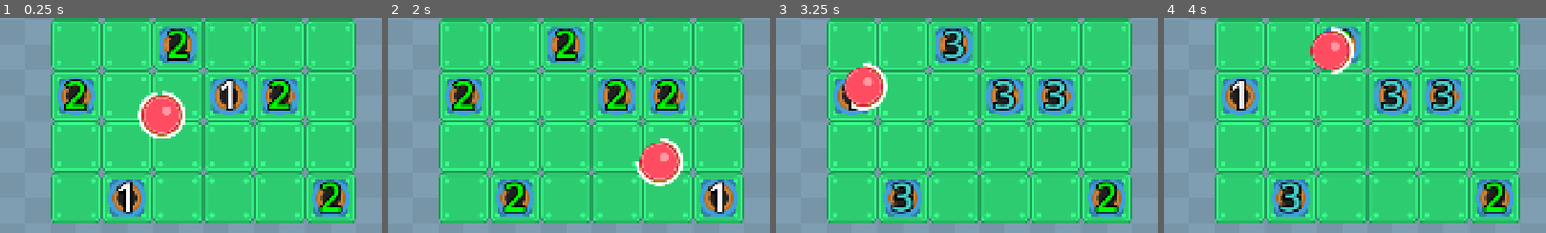
Above: before the commit, frames 1-4 (left to right).
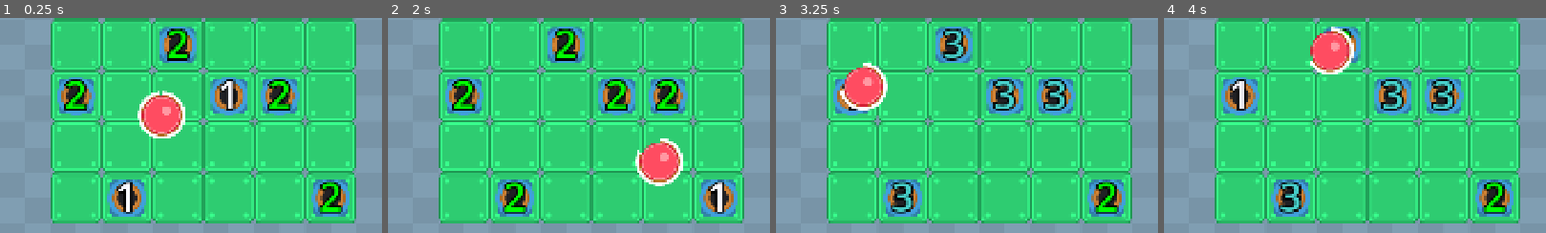
Above: after the commit, the same moments.

Repository: wanamelon/prototype_monorepo
Game: Godot game, scene res://source/bounce_main.tscn
The game is run twice, just before and just after one commit, with the same random seed, the same clock (stepped at 60 frames per second) and the same inputs.
Inputs:
- Up to frame 1 (0.25 s): no input
- Up to frame 2 (2 s): no input
- Up to frame 3 (3.25 s): no input
- Up to frame 4 (4 s): no input
The pictures show only the part of the screen within x 23-73%, y 41-91%; the shares and areas given below are measured in that part.

The runs differ from the first frame. In frame 1, less than 0.1% of the frame differs, in the area x 41-42%, y 33-37%; in frame 2, less than 0.1%; in frame 3, 0.1%; in frame 4, 0.2%, in the area x 38-44%, y 20-27%.

Commit message:
Add ONE item

Diff:
--- a/roller/source/bounce_main.gd
+++ b/roller/source/bounce_main.gd
@@ -3,6 +3,8 @@
 var round: int = 0
 var points_quota: int = 20
 var point_progress_bar_tween: Tween
+var _player_ball: PlayerBall
+@export var items: Array[ItemDef]
 
 func _ready():
 	round_setup()
@@ -22,9 +24,9 @@
 		points_quota *= 1.5
 	$ProgressDisplay/ProgressBar.value = 0
 	$GameBoard.generate_grid_items(round)
-	var player_ball: PlayerBall = $GameBoard.spawn_ball()
-	player_ball.finished.connect(_on_player_finish)
-	player_ball.points_changed.connect(_on_player_points_changed)
+	_player_ball = $GameBoard.spawn_ball(items)
+	_player_ball.finished.connect(_on_player_finish)
+	_player_ball.points_changed.connect(_on_player_points_changed)
 
 func _on_player_points_changed(old, new):
 	if point_progress_bar_tween:
--- a/roller/source/bounce_main.tscn
+++ b/roller/source/bounce_main.tscn
@@ -1,9 +1,14 @@
-[gd_scene load_steps=6 format=3 uid="uid://cdewixren54n7"]
+[gd_scene load_steps=8 format=3 uid="uid://cdewixren54n7"]
 
 [ext_resource type="Script" uid="uid://ctlovqr0sahr0" path="res://source/bounce_main.gd" id="1_ovsfe"]
 [ext_resource type="Shader" uid="uid://dm7q3tppttf5j" path="res://source/desaturate.gdshader" id="1_p5ard"]
+[ext_resource type="Script" uid="uid://ckw8rr21jqg1f" path="res://source/item_def.gd" id="2_vx23h"]
 [ext_resource type="Texture2D" uid="uid://df8r231n3c6yr" path="res://assets/rolling_ball/background_blue.png" id="3_vx23h"]
 [ext_resource type="PackedScene" uid="uid://cy54rx8phsksw" path="res://source/game_board.tscn" id="4_vx23h"]
+
+[sub_resource type="Resource" id="Resource_0panw"]
+script = ExtResource("2_vx23h")
+metadata/_custom_type_script = "uid://ckw8rr21jqg1f"
 
 [sub_resource type="ShaderMaterial" id="ShaderMaterial_to078"]
 shader = ExtResource("1_p5ard")
@@ -11,6 +16,7 @@
 
 [node name="BounceMain" type="Node2D"]
 script = ExtResource("1_ovsfe")
+items = Array[ExtResource("2_vx23h")]([SubResource("Resource_0panw"), SubResource("Resource_0panw"), SubResource("Resource_0panw"), SubResource("Resource_0panw")])
 
 [node name="TextureRect" type="TextureRect" parent="."]
 material = SubResource("ShaderMaterial_to078")
--- /dev/null
+++ b/roller/source/enums.gd
@@ -0,0 +1,5 @@
+class_name E
+
+enum ItemId {
+	ADD_STAMINA
+}
--- a/roller/source/game_board.gd
+++ b/roller/source/game_board.gd
@@ -16,8 +16,8 @@
 		grid_item.level = _random.randi_range(1, min(round + 2, 5))
 		$TileObjects.add_child(grid_item)
 
-func spawn_ball():
-	_player_ball = PLAYER_BALL_SCENE.instantiate()
+func spawn_ball(items: Array[ItemDef]):
+	_player_ball = PLAYER_BALL_SCENE.instantiate().scene_init(items)
 	_player_ball.position = $TileMapLayer.map_to_local($TileMapLayer.get_used_cells().pick_random())
 	add_child(_player_ball)
 	return _player_ball
--- /dev/null
+++ b/roller/source/item_def.gd
@@ -0,0 +1,3 @@
+class_name ItemDef extends Resource
+
+@export var item_id: E.ItemId = E.ItemId.ADD_STAMINA
--- a/roller/source/player_ball.gd
+++ b/roller/source/player_ball.gd
@@ -6,9 +6,18 @@
 var _random := RandomNumberGenerator.new()
 var _speed: float = 400.0
 var _points: int = 0
-var _stamina: int = 60 * 8
-var _max_stamina := _stamina
+var _stamina_seconds: float = 8
+var _max_stamina := _stamina_seconds
 var _random_curve_deg: float = 0
+
+func scene_init(items: Array[ItemDef]):
+	for item in items:
+		match item.item_id:
+			E.ItemId.ADD_STAMINA:
+				print("up stamina")
+				_max_stamina += 1
+				_stamina_seconds += 1
+	return self
 
 func _ready():
 	var near_diagonal_launch_angle = 45 + (90 * _random.randi_range(0, 4)) + _random.randf_range(-20, 20)
@@ -21,8 +30,8 @@
 		velocity = velocity.bounce(collision_result.get_normal())
 		_random_curve_deg = _random.randf_range(-10, 10)
 	velocity = velocity.rotated(deg_to_rad(_random_curve_deg) * delta)
-	_stamina = max(0, _stamina - 1)
-	if _stamina == 0:
+	_stamina_seconds = max(0, _stamina_seconds - delta)
+	if _stamina_seconds <= 0:
 		var damping_factor: float = 4 * velocity.length() * delta
 		velocity -= velocity.normalized() * damping_factor
 	if velocity.length() < 5:
@@ -31,7 +40,7 @@
 		queue_free()
 
 func _process(delta):
-	$TextureProgressBar.value = 100.0 * _stamina / float(_max_stamina)
+	$TextureProgressBar.value = 100.0 * _stamina_seconds / float(_max_stamina)
 
 func give_points(points: int):
 	points_changed.emit(_points, _points + points)
--- a/roller/source/tile_object.gd
+++ b/roller/source/tile_object.gd
@@ -34,5 +34,4 @@
 			player_ball.give_points(2 ** (level - 1))
 			level -= 1
 		if level == 0:
-			print("i'm cooked")
 			queue_free()
Not shown, added: roller/source/enums.gd.uid
Not shown, added: roller/source/item_def.gd.uid
